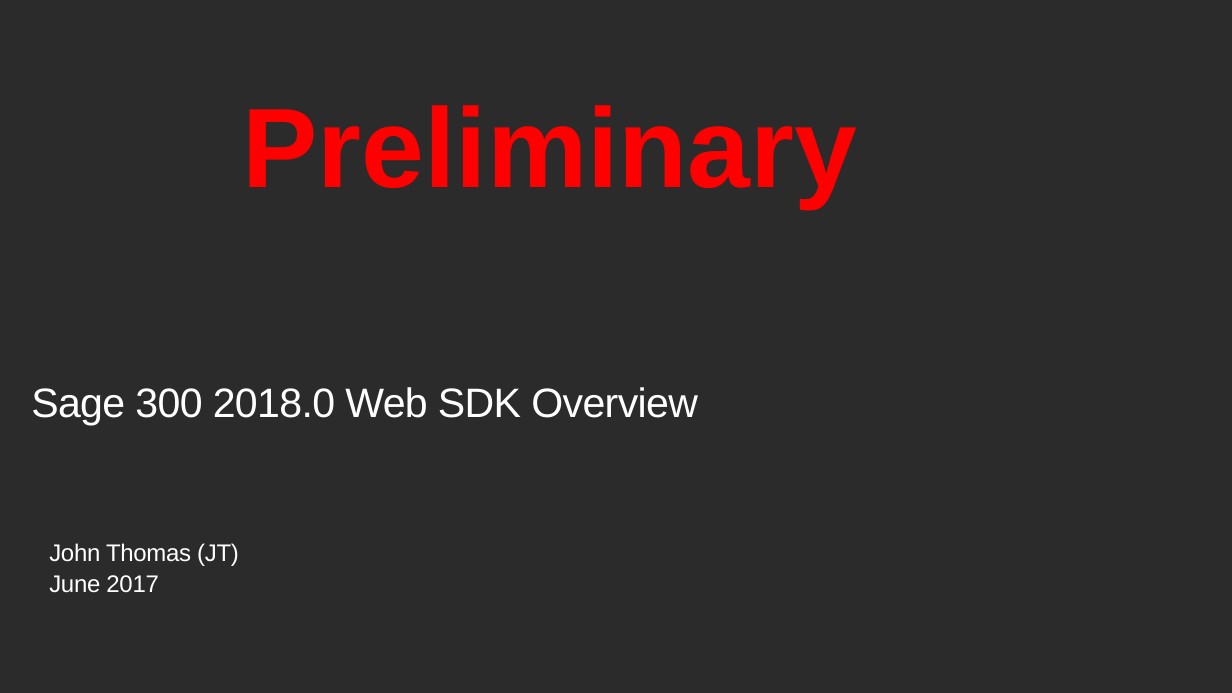
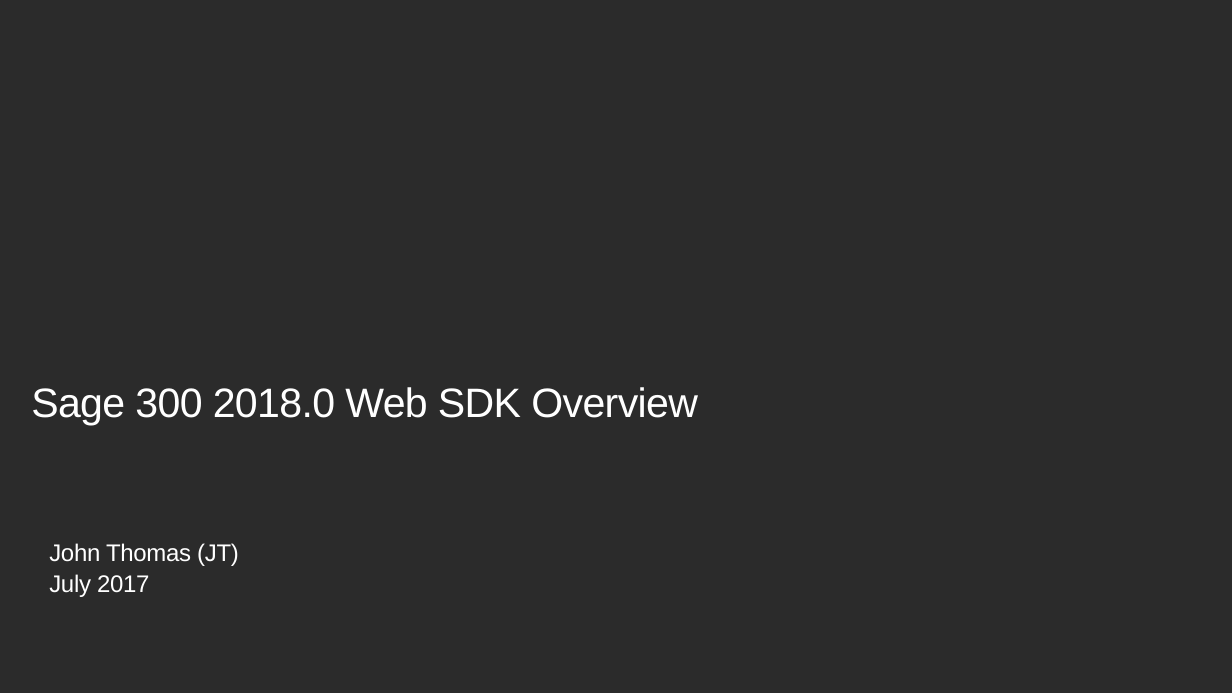
Before and after one commit to SageNADev/Sage300-SDK, a slide deck: slide 1 of docs/presentations/Sage300SDK_2018.0WebSDKOverview.pptx. Drawn at 1232x693 pixels with LibreOffice and Linux fonts; fonts in the diff are those of the drawing; background and template pictures are left out; a plain dark background stands for a picture behind light text. Boxes give left, top, right and bottom in pixels: in the first picture for what was removed or moved away, otherwise in the second. Text is boxed around its words. In the diff, an @@ line names an element or a change of style, - is before the commit and + after.

```diff
--- a/docs/presentations/Sage300SDK_2018.0WebSDKOverview.pptx
+++ b/docs/presentations/Sage300SDK_2018.0WebSDKOverview.pptx
@@ text removed at (x1=243, y1=105, x2=857, y2=207) @@
-Preliminary
@@ subtitle at (x1=49, y1=574, x2=149, y2=597): text changed @@
-June 2017
+July 2017
```
Also in this commit, not shown: 7 other slides changed.
